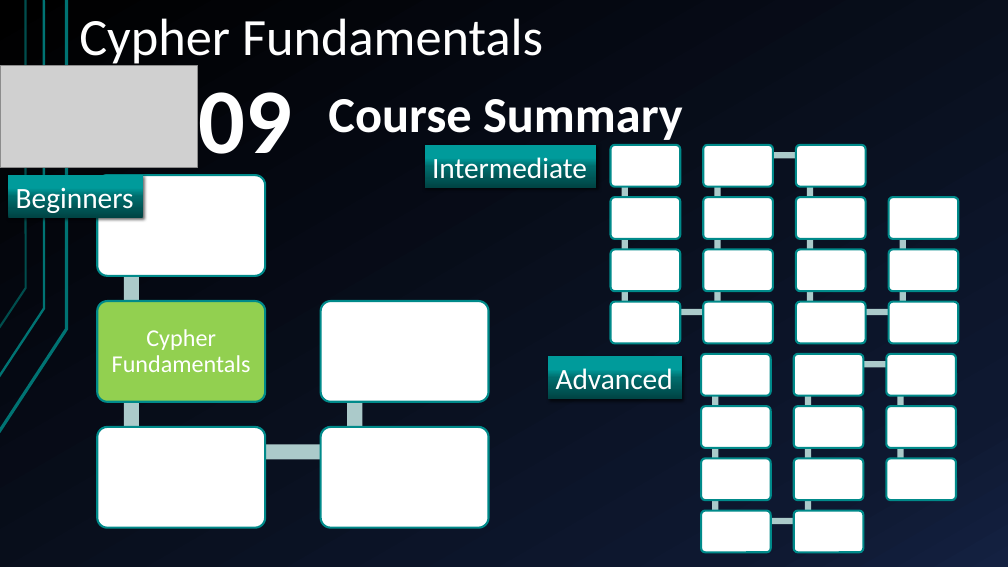
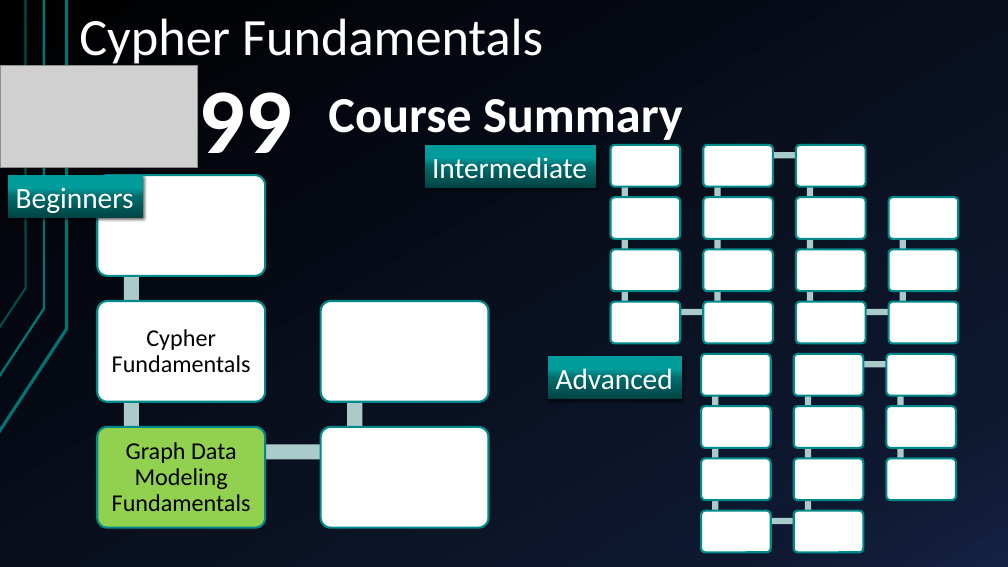
Before and after one commit to yasenstar/learn_graphdb, a slide deck: slide 2 of neo4j/graph_data_modeling/Graph_Data_Modeling_Fundamentals.pptx (slide 7 before the commit). Drawn at 1008x567 pixels with LibreOffice and Linux fonts; fonts in the diff are those of the drawing; grey boxes stand for pictures. Boxes give left, top, right and bottom in pixels: in the first picture for what was removed or moved away, otherwise in the second. Text is boxed around its words. In the diff, an @@ line names an element or a change of style, - is before the commit and + after.

```diff
--- a/neo4j/graph_data_modeling/Graph_Data_Modeling_Fundamentals.pptx
+++ b/neo4j/graph_data_modeling/Graph_Data_Modeling_Fundamentals.pptx
@@ text at bbox=[198, 92, 292, 175]: text changed @@
-09
+99
@@ rounded rectangle at bbox=[98, 301, 265, 402]: fill #92D050 to #FFFFFF @@
@@ text "Cypher Fundamentals" at bbox=[112, 329, 251, 372]: text colour #FFFFFF to #000000 @@
@@ rounded rectangle at bbox=[98, 427, 265, 528]: fill #FFFFFF to #92D050 @@
@@ text added at bbox=[112, 442, 251, 511], 23 pt, text #000000 @@
+Graph Data Modeling Fundamentals
```
Also in this commit, not shown: 1 other file.
